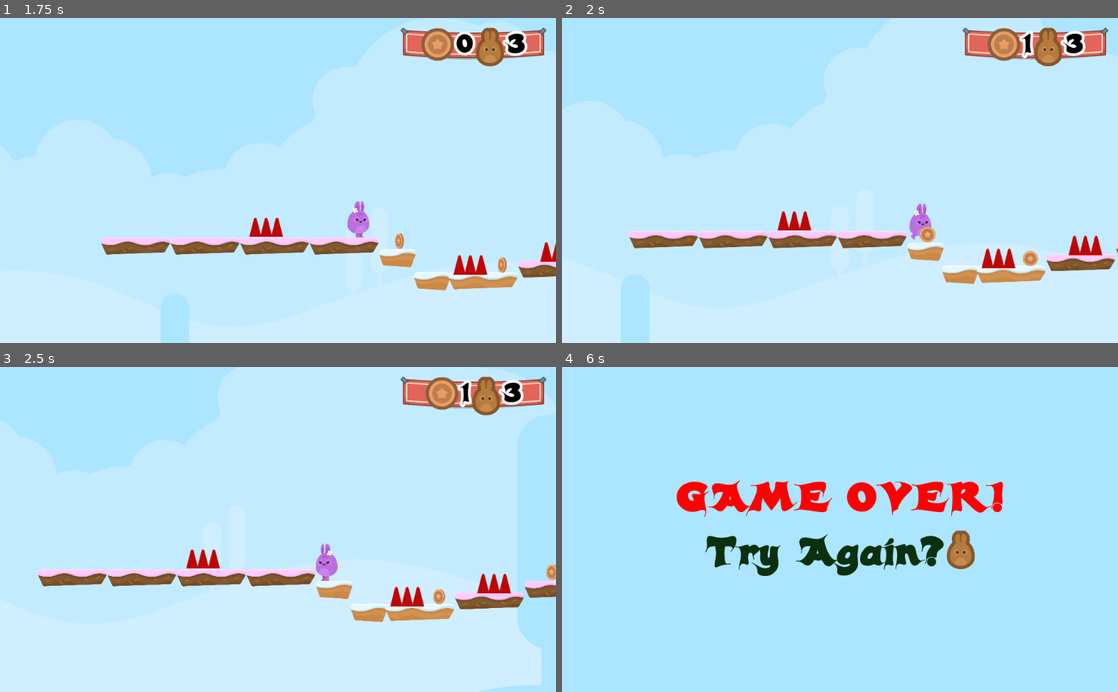
Above: before the commit, frames 1-4 (two rows, left to right).
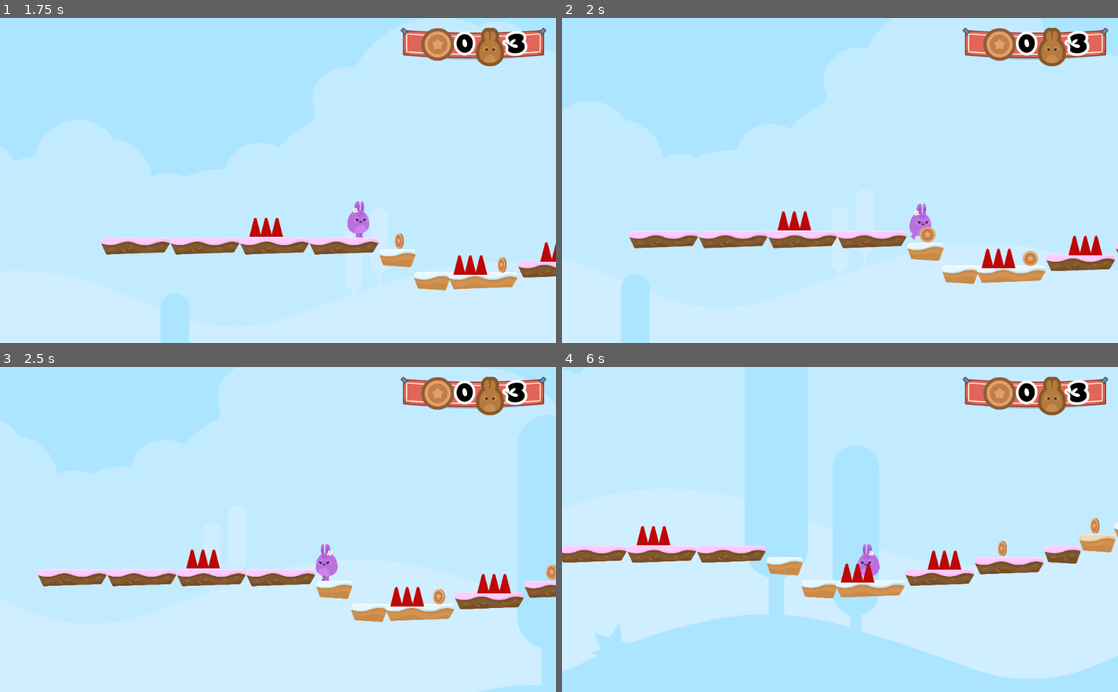
Above: after the commit, the same moments.

Repository: KennedyMungai/SimplePlatformer
Game: Godot game, scene res://Scenes/Levels/Level1.tscn
The game is run twice, just before and just after one commit, with the same random seed, the same clock (stepped at 60 frames per second) and the same inputs.
Inputs:
- Up to frame 1 (1.75 s): hold D (right) from 0.53 s (still down); tap W (jump) at 0.77, 1.52 s
- Up to frame 2 (2 s): keep holding D (right)
- Up to frame 3 (2.5 s): release D (right) at 2.03 s; hold A (left) from 2.03 s (still down)
- Up to frame 4 (6 s): release A (left) at 2.78 s; hold D (right) 2.78-4.28 s; tap W (jump) at 3.02, 3.77, 4.52 s; hold A (left) 4.28-5.03 s; hold D (right) 5.03-5.78 s; hold A (left) from 5.78 s (still down)

Frame 1 is identical in both runs. In frame 2, 1.1% of the frame differs, in the area x 75-95%, y 2-15%; in frame 3, 1.1%; in frame 4, 40%, in the area x 0-100%, y 2-96%.
Error after the commit: Parse Error: The method "life_up" isn't declared in the current class. (res://Scripts/GameState.gd:37)

Commit message:
Added logic to add a life once the coins reach a specific number

Diff:
--- a/Scripts/GameState.gd
+++ b/Scripts/GameState.gd
@@ -31,3 +31,7 @@
 func coin_up() -> void:
 	coins += 1;
 	get_tree().call_group("GUI", "update_coins", coins);
+	var multiple_of_coins = (coins % target_number_of_coins) == 0;
+
+	if multiple_of_coins:
+		life_up();
